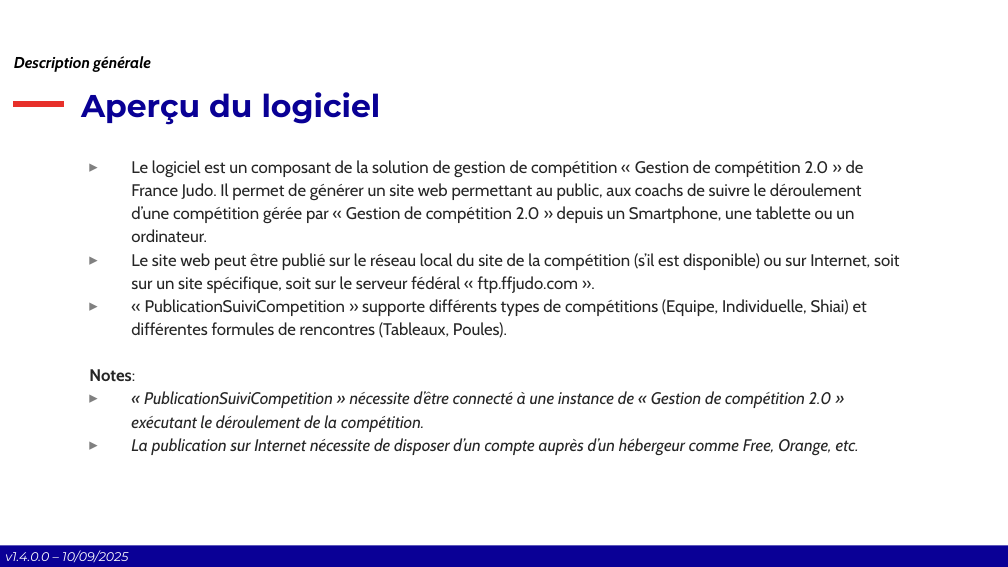
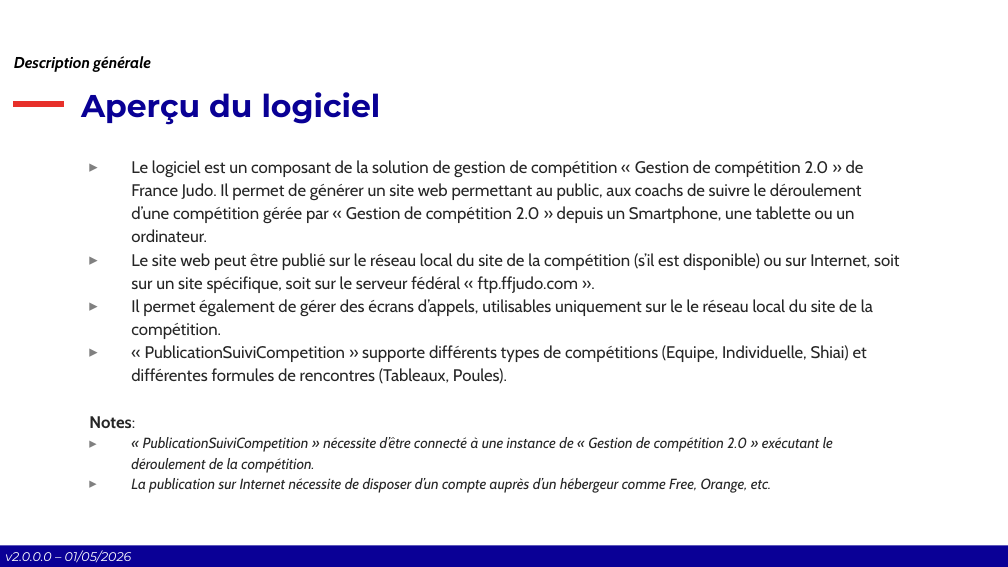
Before and after one commit to Comite-Rhone-Judo/PublicationSuiviCompetition, a slide deck: slide 4 of AppPublication/Documentation/PublicationSuiviCompetition - Manuel d'utilisation.pptx. Drawn at 1008x567 pixels with LibreOffice and Linux fonts; fonts in the diff are those of the drawing; background and template pictures are left out. Boxes give left, top, right and bottom in pixels: in the first picture for what was removed or moved away, otherwise in the second. Text is boxed around its words. In the diff, an @@ line names an element or a change of style, - is before the commit and + after.

```diff
--- a/AppPublication/Documentation/PublicationSuiviCompetition - Manuel d'utilisation.pptx
+++ b/AppPublication/Documentation/PublicationSuiviCompetition - Manuel d'utilisation.pptx
@@ text at bbox=[131, 299, 873, 339]: paragraph added @@
+▸ Il permet également de gérer des écrans d’appels, utilisables uniquement sur le le réseau local du site de la compétition.
@@ text at bbox=[131, 437, 833, 493]: size 16 to 14 pt in "« PublicationSuiviCompetition » nécessite d’être connecté à ...", "La publication sur Internet nécessite de disposer ..." @@
@@ text at bbox=[5, 550, 132, 563]: text changed @@
-v1.4.0.0 – 10/09/2025
+v2.0.0.0 – 01/05/2026
```
Also in this commit, not shown: 38 other slides changed, 3 slides added, 2 other files.
